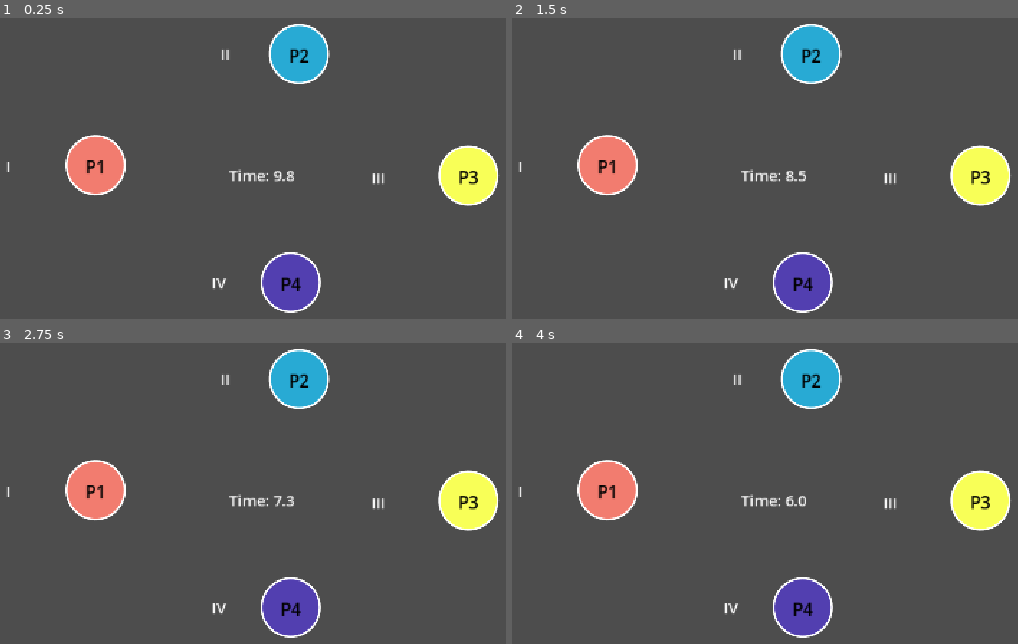
Above: before the commit, frames 1-4 (two rows, left to right).
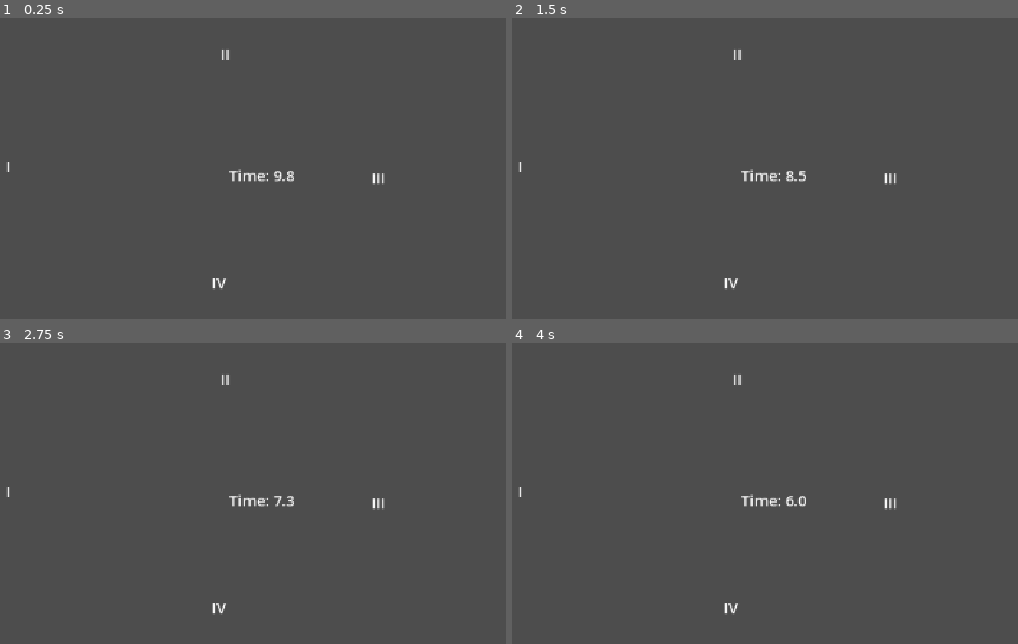
Above: after the commit, the same moments.

Repository: elf222/dagparty_minigame_template
Game: Godot game, scene res://main.tscn
Same seed, same stepped clock (60 frames per second), same inputs: the game is played once before the commit and once after it.
Inputs:
- Up to frame 1 (0.25 s): no input
- Up to frame 2 (1.5 s): no input
- Up to frame 3 (2.75 s): no input
- Up to frame 4 (4 s): no input

The runs differ from the first frame. In frame 1, 7.7% of the frame differs, in the area x 12-99%, y 1-99%; in frame 2, 7.7%; in frame 3, 7.7%; in frame 4, 7.7%.
Error after the commit: Invalid access to property or key 'PLAYER_COLOURS' on a base object of type 'Nil'. (res://scripts/main.gd:44)

Commit message:
alignment with dagparty

Diff:
--- a/dagsoc-party-compatibility/FaceData.gd
+++ /dev/null
@@ -1,20 +0,0 @@
-extends Resource
-class_name FaceData
-var eye_type : int = 0:
-	set(value):
-		eye_type = posmod(value, 8)
-var nose_type : int = 0:
-	set(value):
-		nose_type = posmod(value, 8)
-var mouth_type : int = 0:
-	set(value):
-		mouth_type = posmod(value, 8)
-var eye_position : Vector2i = Vector2i(2,2):
-	set(value):
-		eye_position = value.clamp(Vector2.ZERO, Vector2(4,6))
-var nose_pos : int = 2:
-	set(value):
-		nose_pos = clamp(value, 0, 4)
-var mouth_pos : int = 2:
-	set(value):
-		mouth_pos = clamp(value, 0, 4)
--- a/dagsoc-party-compatibility/data.tres
+++ /dev/null
@@ -1,10 +0,0 @@
-[gd_resource type="Resource" script_class="MinigameData" format=3]
-
-[ext_resource type="Script" path="res://main_board/resources/MinigameData.gd" id="1"]
-
-[resource]
-script = ExtResource("1")
-title = "Template mini-game"
-author = "elf222"
-description = "Point to the player you want to swich places with, 1-Left, 2-Up, 3-Right, 4-Down"
-main_scene_path = "res://minigames/throwing_rocks/main.tscn"
--- a/dagsoc-party-compatibility/global.gd
+++ /dev/null
@@ -1,34 +0,0 @@
-extends Node
-
-const PLAYER_COLOURS = [
-	Color("F27C6F"),
-	Color("28AAD4"),
-	Color("F8FF57"),
-	Color("523FB0")
-]
-
-var player_faces : Array[FaceData]= [FaceData.new(), FaceData.new(), FaceData.new(), FaceData.new()]
-var player_positions = [0,0,0,0]
-
-var player_turn = 0 #eg: 0 means it's player 1's turn
-var round = 1
-
-func next_turn():
-	var pos = rankings.find(player_turn)
-	print("pos is %s" % str(pos))
-	if pos >= 3 or pos < 0:
-		return false
-	player_turn = rankings[pos+1]
-	return true
-
-var rankings = [0,1,2,3] #Must be set using set_rankings when a minigame ends.
-
-
-func set_rankings(ranks : Array[int]):
-	rankings = []
-	if len(ranks) != 4: return
-	var seen = []
-	for i in ranks:
-		if i in seen or i < 0 or i > 3: return
-		seen.append(i)
-	rankings = ranks
--- /dev/null
+++ b/data.tres
@@ -0,0 +1,11 @@
+[gd_resource type="Resource" script_class="MinigameData" format=3]
+
+[ext_resource type="Script"
+path="res://main_board/resources/MinigameData.gd" id="1"]
+
+[resource]
+script = ExtResource("1")
+title = "Template mini-game"
+author = "elf222"
+how_to_play = "Point to the player you want to swich places with, 1-Left, 2-Up, 3-Right, 4-Down."
+main_scene_path = "res://minigames/minigame-template/main.tscn"
--- a/main.tscn
+++ b/main.tscn
@@ -1,6 +1,6 @@
 [gd_scene format=3 uid="uid://cjpqfpa3x6f56"]
 
-[ext_resource type="Script" uid="uid://bentc335mlicp" path="res://scripts/main.gd" id="1_ig7tw"]
+[ext_resource type="Script" path="scripts/main.gd" id="1_ig7tw"]
 
 [sub_resource type="LabelSettings" id="LabelSettings_ig7tw"]
 font_size = 22
--- a/player.tscn
+++ b/player.tscn
@@ -1,6 +1,6 @@
 [gd_scene load_steps=2 format=3 uid="uid://ts64r1y28rgg"]
 
-[ext_resource type="Script" path="res://scripts/player.gd" id="1_player"]
+[ext_resource type="Script" path="scripts/player.gd" id="1_player"]
 
 [node name="Player" type="Node2D" unique_id=2047322339]
 script = ExtResource("1_player")
--- a/project.godot
+++ b/project.godot
@@ -17,7 +17,8 @@
 
 [autoload]
 
-Global="*uid://dfk14g84pku3y"
+Global="*uid://dmt8qgm6c2ty2"
+Transition="*uid://d3o5kx5pk6hyt"
 
 [display]
 
--- a/scripts/main.gd
+++ b/scripts/main.gd
@@ -1,6 +1,6 @@
 extends Node2D
 
-const PLAYER_SCENE :PackedScene = preload("res://player.tscn")
+const PlayerScript = preload("player.gd")
 
 @onready var slot_markers :Array[Marker2D] = [
 	$PlayerSlots/Slot1,
@@ -16,11 +16,17 @@
 
 const SLOT_ACTIONS :Array[String] = ["left", "up", "right", "down"]
 
-var players :Array[Player] = []
+var player_scene :PackedScene
+var players :Array[PlayerScript] = []
 var rankings :Array[int] = []
 
 
 func _ready() -> void:
+	var minigame_directory := scene_file_path.get_base_dir()
+	var player_scene_path := minigame_directory.path_join("player.tscn")
+
+	player_scene = load(player_scene_path) as PackedScene
+
 	_create_players()
 	round_timer.wait_time = TIME_LIMIT_SECONDS
 	round_timer.timeout.connect(_on_round_timer_timeout)
@@ -33,9 +39,9 @@
 	_check_player_input()
 
 
-func _create_player(player_index :int) ->void:
-	var player :Player = PLAYER_SCENE.instantiate() as Player
-	var player_colour :Color = Global.PLAYER_COLOURS[player_index]
+func _create_player(player_index: int) -> void:
+	var player := player_scene.instantiate() as PlayerScript
+	var player_colour :Color= Global.PLAYER_COLOURS[player_index]
 
 	rankings.append(player_index)
 
@@ -45,11 +51,12 @@
 
 	add_child(player)
 
+
 func _create_players() -> void:
 	for player_index: int in range(PLAYER_COUNT):
 		_create_player(player_index)
 
-func _move_player(player: Player, destination: Vector2) -> void:
+func _move_player(player: PlayerScript, destination: Vector2) -> void:
 	var movement_tween :Tween = create_tween()
 	movement_tween.set_trans(Tween.TRANS_QUAD)
 	movement_tween.set_ease(Tween.EASE_OUT)
@@ -74,6 +81,8 @@
 			if Input.is_action_just_pressed(action_name):
 				_swap_players(player_index, target_player_index)
 
+
 func _on_round_timer_timeout() -> void:
 	timer_label.text = "Time's up!"
-	Global.set_rankings(rankings)
+	await get_tree().create_timer(2.0).timeout
+	Global.end_minigame(rankings)
--- a/scripts/player.gd
+++ b/scripts/player.gd
@@ -1,5 +1,4 @@
 extends Node2D
-class_name Player
 
 const CIRCLE_RADIUS: float = 42.0
 
Not shown, removed: dagsoc-party-compatibility/FaceData.gd.uid
Not shown, removed: dagsoc-party-compatibility/global.gd.uid
Not shown, added: dagsoc-party-compatibility/global
Not shown, added: dagsoc-party-compatibility/resources
